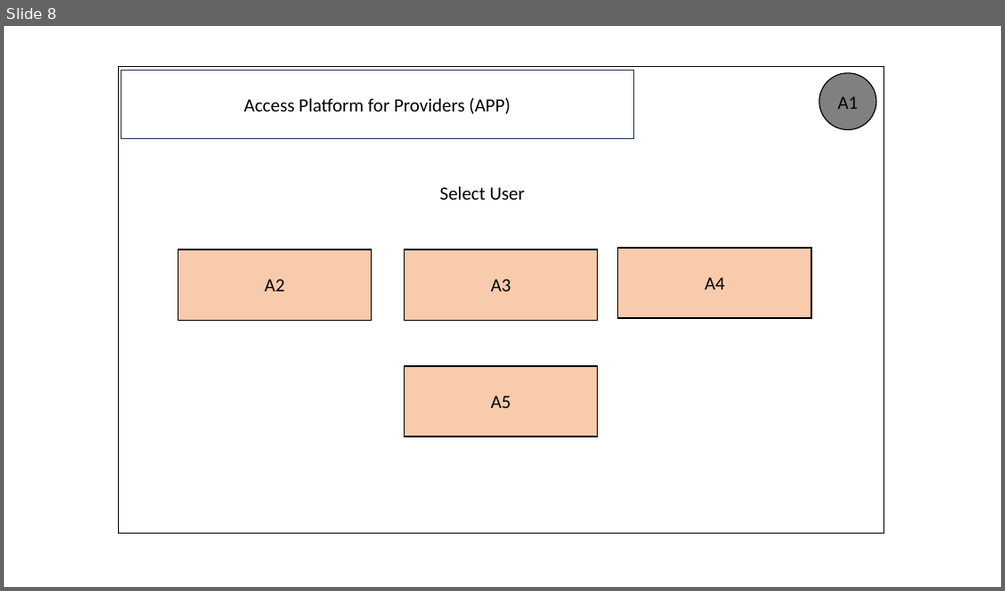
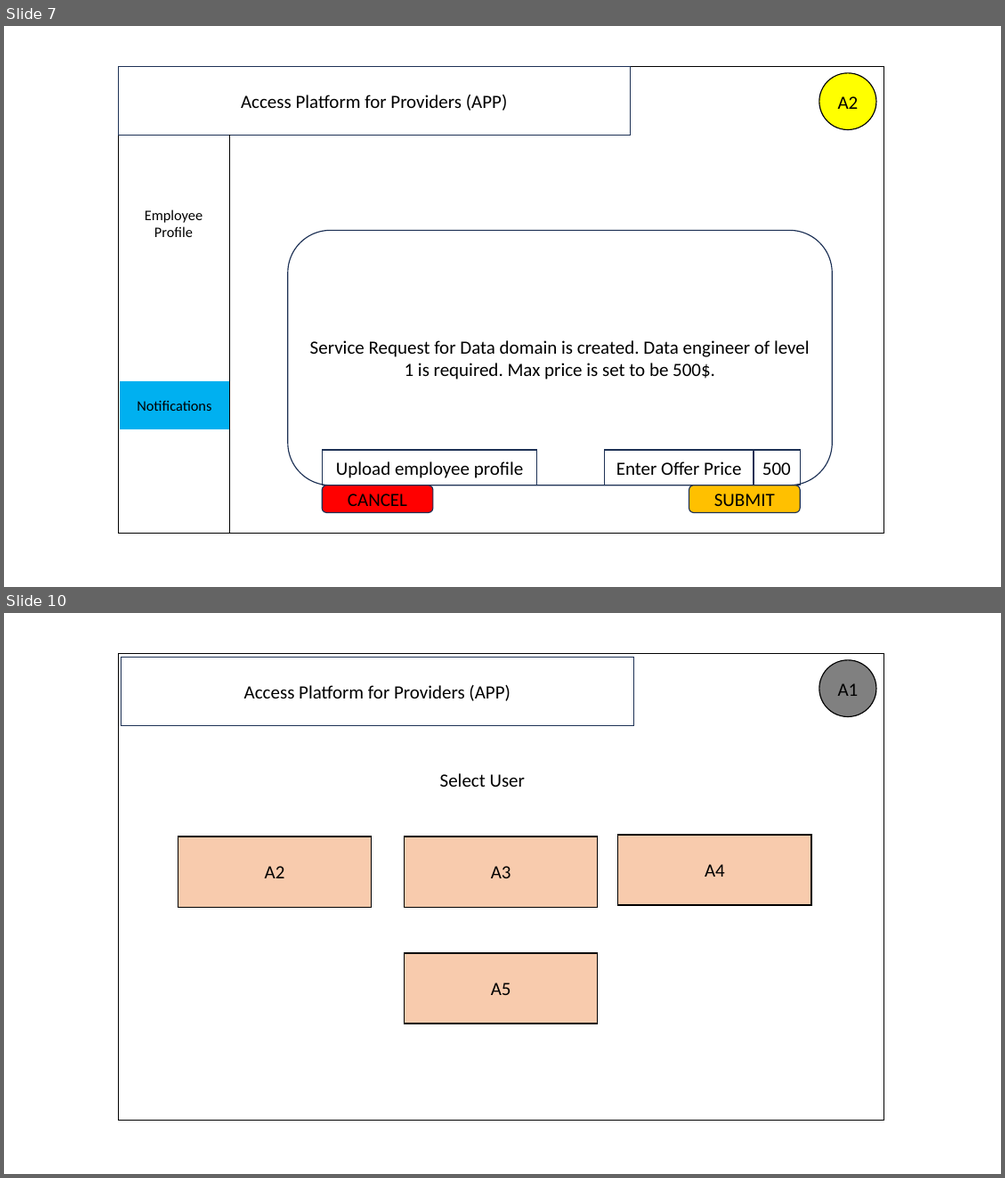
Before and after one commit to IndranilSaha09/ADCCE, a slide deck: Sprint 2/Front end design.pptx. Shown one above the other, each under a label of ours: slide 8 before the commit, slides 7 and 10 after it; the slides between them are not shown. The pictures are 1005x591 and 1005x1178 pixels, drawn with LibreOffice and Linux fonts; fonts in the diff are those of the drawing. Boxes give left, top, right and bottom in pixels: in the first picture for what was removed or moved away, otherwise in the second. Text is boxed around its words. In the diff, an @@ line names an element or a change of style, - is before the commit and + after.

```diff
--- a/Sprint 2/Front end design.pptx
+++ b/Sprint 2/Front end design.pptx
@@ slide 7 added at bbox=[4, 26, 1001, 587], background #FFFFFF @@
@@ rectangle added at bbox=[119, 66, 884, 534], outline #000000 1 pt @@
@@ rectangle added at bbox=[119, 66, 631, 135], outline #1E3256 1 pt, 18 pt, text #000000 @@
+Access Platform for Providers (APP)
@@ ellipse added at bbox=[819, 73, 876, 130], fill #FFFF00, outline #000000 1 pt, 18 pt, text #000000 @@
+A2
@@ line added from (229, 135) to (229, 533), #000000 0.5 pt @@
@@ text added at bbox=[145, 209, 202, 237], 14 pt, text #000000 @@
+Employee Profile
@@ rounded rectangle added at bbox=[288, 230, 833, 485], outline #1E3256 1 pt, 18 pt, text #000000 @@
+Service Request for Data domain is created. Data engineer of level 1 is required. Max price is set to be 500$.
@@ rectangle added at bbox=[120, 381, 229, 430], fill #00B0F0, 14 pt, text #000000 @@
+Notifications
@@ rectangle added at bbox=[323, 450, 537, 485], outline #1E3256 1 pt, 18 pt, text #000000 @@
+Upload employee profile
@@ rectangle added at bbox=[605, 450, 753, 485], outline #1E3256 1 pt, 18 pt, text #000000 @@
+Enter Offer Price
@@ rectangle added at bbox=[753, 450, 801, 485], outline #1E3256 1 pt, 18 pt, text #000000 @@
+500
@@ rounded rectangle added at bbox=[322, 485, 432, 513], fill #FF0000, outline #1E3256 1 pt, 18 pt, text #000000 @@
+CANCEL
@@ rounded rectangle added at bbox=[689, 485, 800, 513], fill #FFC000, outline #1E3256 1 pt, 18 pt, text #000000 @@
+SUBMIT
@@ what was slide 8 is now slide 10 @@
```
Also in this commit, not shown: 8 slides changed, 1 other slide added, 1 other file.
